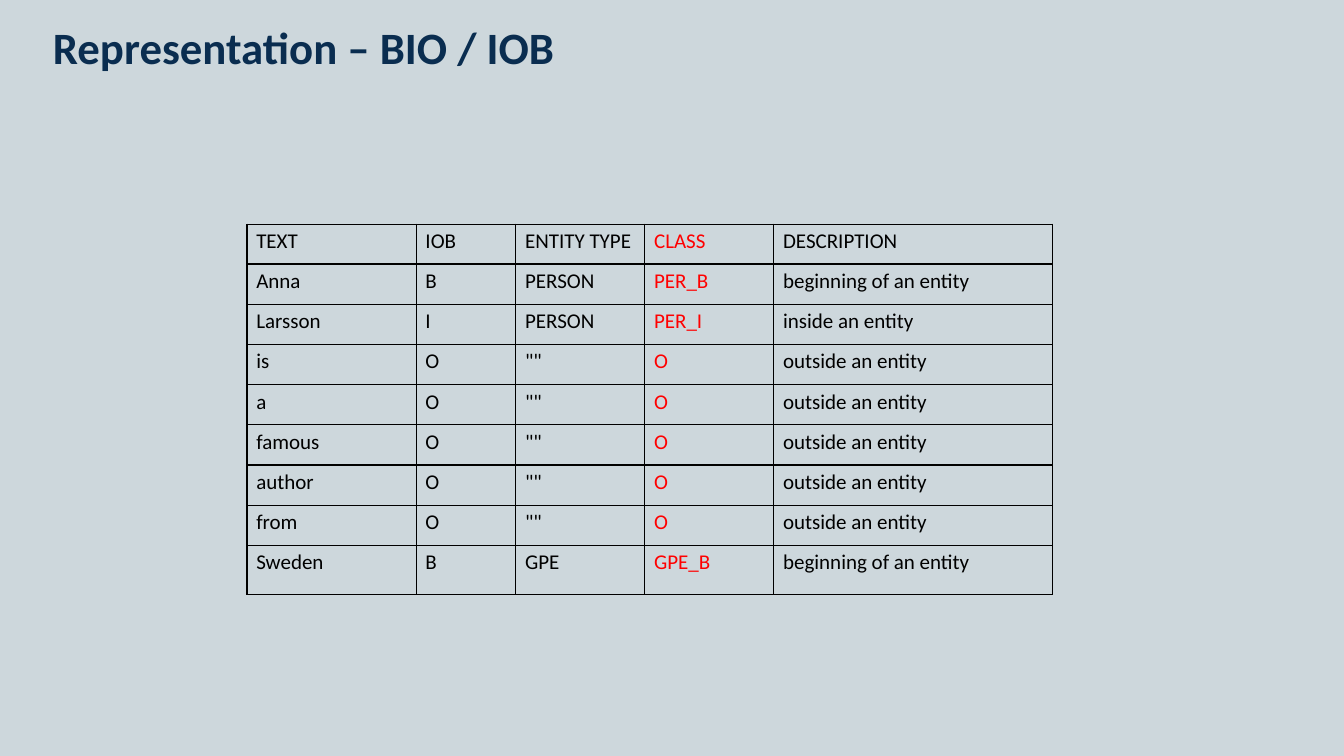
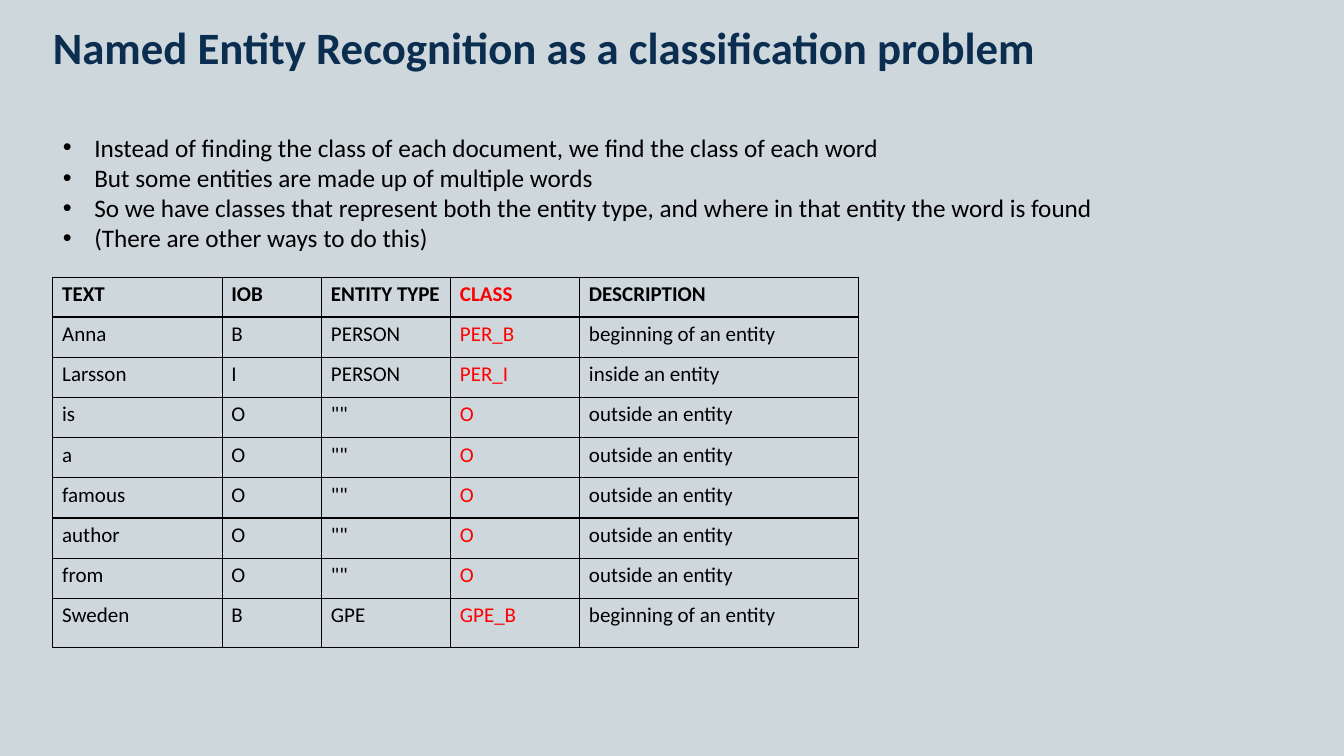
Before and after one commit to KCL-Health-NLP/nlp-half-day-workshop, a slide deck: slide 12 of presentations/classification.pptx (slide 17 before the commit). Drawn at 1344x756 pixels with LibreOffice and Linux fonts; fonts in the diff are those of the drawing. Boxes give left, top, right and bottom in pixels: in the first picture for what was removed or moved away, otherwise in the second. Text is boxed around its words. In the diff, an @@ line names an element or a change of style, - is before the commit and + after.

Commit message:
slides in place

```diff
--- a/presentations/classification.pptx
+++ b/presentations/classification.pptx
@@ title at (53,32,1035,72): text changed @@
-Representation – BIO / IOB
+Named Entity Recognition as a classification problem
@@ text added at (94,139,1091,251), 18 pt, text #000000 @@
+• Instead of finding the class of each document, we find the class of each word
+• But some entities are made up of multiple words
+• So we have classes that represent both the entity type, and where in that entity the word is found
+• (There are other ways to do this)
@@ table at (52,277,859,648) @@
@@ bold on in "TEXT", "IOB", "ENTITY TYPE", "CLASS" and 1 more places @@
@@ table: place and size @@
-table at (247,224,1054,595)
+table at (52,277,859,648)
```
Also in this commit, not shown: 4 other slides changed, 6 slides added, 9 slides removed, 6 other files.
